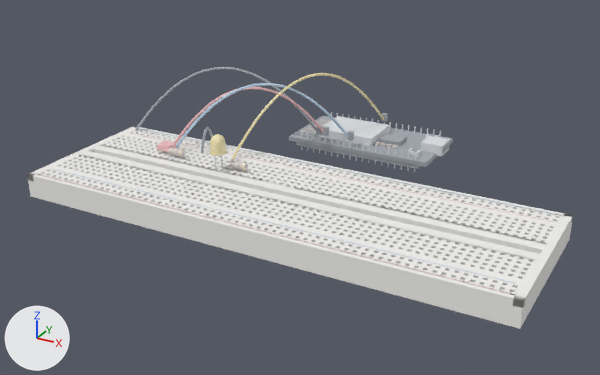
A saved change to the glTF model mcp-server/physical_studio/bench/ready/night-light/step-9.glb.
Rendered twice from a 50 mm camera at (0.119, -0.2067, 0.1146) aimed at (-0.0055, 0.0196, 0.0015). Every picture has the same lights, and +X, +Y and +Z are marked at lower left. The picture after the commit comes second. Where no turn or scale is listed for an object, it has been applied to the vertices. Vertices at exactly the same position are counted once.

Names of what the first picture shows: 'bb__mesh', 'uno__mesh', 'w_5v__mesh', 'w_a0__mesh', 'w_gnd_rail__mesh', 'w_led_sig__mesh' and 5 more.
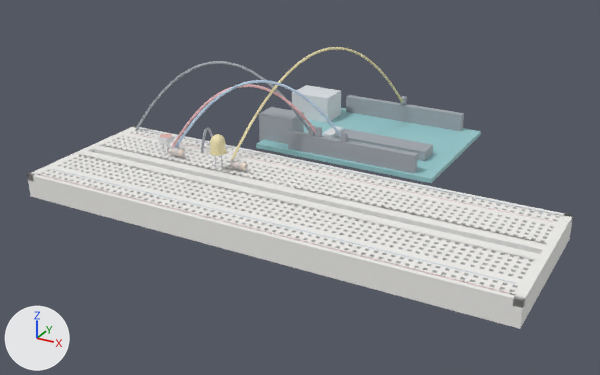
What differs and where, as boxes [x1, y1, x2, y2] in the pictures (600 x 375 px; the box of a moved part takes in the faces that stretch with it):
'uno__mesh', reshaped (37% wider, 62% taller): before [289, 112, 453, 172]; after [256, 85, 481, 183]
'w_led_sig__mesh', reshaped (12% wider, 30% taller): before [231, 73, 388, 160]; after [231, 47, 407, 160]
'w_a0__mesh', reshaped: before [176, 83, 354, 148]; after [174, 80, 348, 148]
'w_gnd_rail__mesh', reshaped (10% taller): before [135, 67, 323, 135]; after [135, 61, 316, 136]
'w_5v__mesh', reshaped (10% taller): before [174, 87, 329, 144]; after [172, 84, 322, 147]
part 1 of me_uno__mesh, added (cyan): after [256, 108, 481, 183]
part 2 of me_uno__mesh, added: after [292, 85, 341, 123]
part 3 of me_uno__mesh, added: after [259, 107, 304, 144]
part 4 of me_uno__mesh, added: after [335, 129, 433, 161]
part 5 of me_uno__mesh, added: after [322, 126, 343, 138]
part 6 of me_uno__mesh, added: after [288, 130, 418, 174]
part 7 of me_uno__mesh, added: after [346, 95, 464, 131]
part 8 of me_uno__mesh, deleted: before [289, 115, 453, 169]
part 9 of me_w_gnd_rail__mesh, moved or reshaped: before [138, 67, 316, 131]; after [138, 61, 309, 132]
part 10 of me_w_gnd_rail__mesh, moved or reshaped: before [316, 126, 323, 135]; after [309, 126, 316, 136]
part 11 of me_w_5v__mesh, moved or reshaped: before [174, 87, 324, 144]; after [172, 84, 316, 147]
part 12 of me_w_5v__mesh, moved or reshaped: before [322, 126, 329, 136]; after [315, 127, 322, 137]
part 13 of me_w_a0__mesh, moved or reshaped: before [176, 83, 350, 148]; after [174, 80, 341, 148]
part 14 of me_w_a0__mesh, moved or reshaped: before [347, 131, 354, 141]; after [341, 131, 348, 142]
part 15 of me_w_led_sig__mesh, moved or reshaped: before [381, 113, 388, 122]; after [401, 96, 407, 105]
part 16 of me_w_led_sig__mesh, moved or reshaped: before [235, 73, 384, 152]; after [235, 47, 403, 152]

What changed in the scene script:
```text
Change me_uno__mesh:
    remove me_uno__mesh.from_pydata(...)  # 708 vertices, 1176 faces; spans x -0.0275..0.0297, y 0.051..0.079, z 0.0008..0.009
    add me_uno__mesh.from_pydata(...)  # 56 vertices, 84 faces; spans x -0.038..0.0343, y 0.0383..0.0917, z 0.0038..0.0158
    me_uno__mesh part 1: a new loose piece, a box spanning x -0.0343..0.0343, y 0.0383..0.0917, z 0.0042..0.0058, in mat_defaultmaterial_001
    me_uno__mesh part 2: a new loose piece, a box spanning x -0.038..-0.022, y 0.072..0.084, z 0.0048..0.0158, in mat_defaultmaterial_001
    me_uno__mesh part 3: a new loose piece, a box spanning x -0.036..-0.022, y 0.0435..0.0525, z 0.0048..0.0158, in mat_defaultmaterial_001
    me_uno__mesh part 4: a new loose piece, a box spanning x -0.0085..0.0265, y 0.052..0.06, z 0.0058..0.0093, in mat_defaultmaterial_001
    me_uno__mesh part 5: a new loose piece, a box spanning x -0.016..-0.012, y 0.056..0.066, z 0.0058..0.0074, in mat_defaultmaterial_001
    me_uno__mesh part 6: a new loose piece, a box spanning x -0.0215..0.0275, y 0.0397..0.0422, z 0.0038..0.0123, in mat_defaultmaterial_001
    me_uno__mesh part 7: a new loose piece, a box spanning x -0.0215..0.0275, y 0.0879..0.0904, z 0.0038..0.0123, in mat_defaultmaterial_001
    me_uno__mesh part 8: 274 vertices removed from x -0.0275..0.0297, y 0.051..0.079, z 0.0008..0.009
    other edits to the shape of me_uno__mesh do not show in these pictures
Change me_w_gnd_rail__mesh:
    remove me_w_gnd_rail__mesh.from_pydata(...)  # 1009 vertices, 1932 faces; spans x -0.0791..-0.0143, y 0.0237..0.0534, z 0.0077..0.0333
    add me_w_gnd_rail__mesh.from_pydata(...)  # 1009 vertices, 1932 faces; spans x -0.0791..-0.0113, y 0.0237..0.0418, z 0.0077..0.037
    me_w_gnd_rail__mesh part 9: the loose piece of 1001 vertices spanning x -0.0791..-0.0148, y 0.0237..0.053, z 0.0077..0.0333 is multiplied about its middle by the matrix ((0.985, 0.139, 0.0), (-0.172, 0.975, 0.0), (0.054, 0.019, 1.067)), then moved by (0.0015, -0.0058, 0.0028)
    me_w_gnd_rail__mesh part 10: the loose piece of 8 vertices spanning x -0.0161..-0.0143, y 0.0516..0.0534, z 0.0085..0.0115 is moved by (0.003, -0.0116, 0.004)
Change me_w_5v__mesh:
    remove me_w_5v__mesh.from_pydata(...)  # 1009 vertices, 1932 faces; spans x -0.0563..-0.0118, y 0.0161..0.0534, z 0.0077..0.0287
    add me_w_5v__mesh.from_pydata(...)  # 1009 vertices, 1932 faces; spans x -0.0563..-0.0088, y 0.016..0.0418, z 0.0078..0.0313
    me_w_5v__mesh part 11: the loose piece of 1001 vertices spanning x -0.0563..-0.0123, y 0.0161..0.0529, z 0.0077..0.0287 is multiplied about its middle by the matrix ((0.95, 0.143, 0.0), (-0.221, 0.942, 0.0), (0.062, 0.036, 1.03)), then moved by (0.0015, -0.0058, 0.0023)
    me_w_5v__mesh part 12: the loose piece of 8 vertices spanning x -0.0136..-0.0118, y 0.0516..0.0534, z 0.0085..0.0115 is moved by (0.003, -0.0116, 0.004)
Change me_w_a0__mesh:
    remove me_w_a0__mesh.from_pydata(...)  # 1009 vertices, 1932 faces; spans x -0.0538..-0.0016, y 0.0135..0.0534, z 0.0077..0.0313
    add me_w_a0__mesh.from_pydata(...)  # 1009 vertices, 1932 faces; spans x -0.0537..0.0014, y 0.0135..0.0418, z 0.0078..0.0341
    me_w_a0__mesh part 13: the loose piece of 1001 vertices spanning x -0.0538..-0.0021, y 0.0135..0.0529, z 0.0077..0.0313 is multiplied about its middle by the matrix ((0.96, 0.131, 0.0), (-0.194, 0.955, 0.0), (0.056, 0.03, 1.033)), then moved by (0.0015, -0.0058, 0.0024)
    me_w_a0__mesh part 14: the loose piece of 8 vertices spanning x -0.0034..-0.0016, y 0.0516..0.0534, z 0.0085..0.0115 is moved by (0.003, -0.0116, 0.004)
Change me_w_led_sig__mesh:
    remove me_w_led_sig__mesh.from_pydata(...)  # 1009 vertices, 1932 faces; spans x -0.0309..0.0009, y 0.0161..0.0784, z 0.0077..0.0328
    add me_w_led_sig__mesh.from_pydata(...)  # 1009 vertices, 1932 faces; spans x -0.0309..0.0039, y 0.0161..0.09, z 0.0077..0.041
    me_w_led_sig__mesh part 15: the loose piece of 8 vertices spanning x -0.0009..0.0009, y 0.0766..0.0784, z 0.0085..0.0115 is moved by (0.003, 0.0116, 0.004)
    me_w_led_sig__mesh part 16: 988 of 1009 vertices moved; they spanned x -0.0302..0.0005, y 0.0176..0.0779, z 0.0082..0.0328 and now span x -0.0301..0.0035, y 0.0179..0.0895, z 0.0108..0.041; mean shift (0.0015, 0.0059, 0.0061); largest move (0.0, 0.0779, 0.0088) -> (0.003, 0.0895, 0.0128)
```
